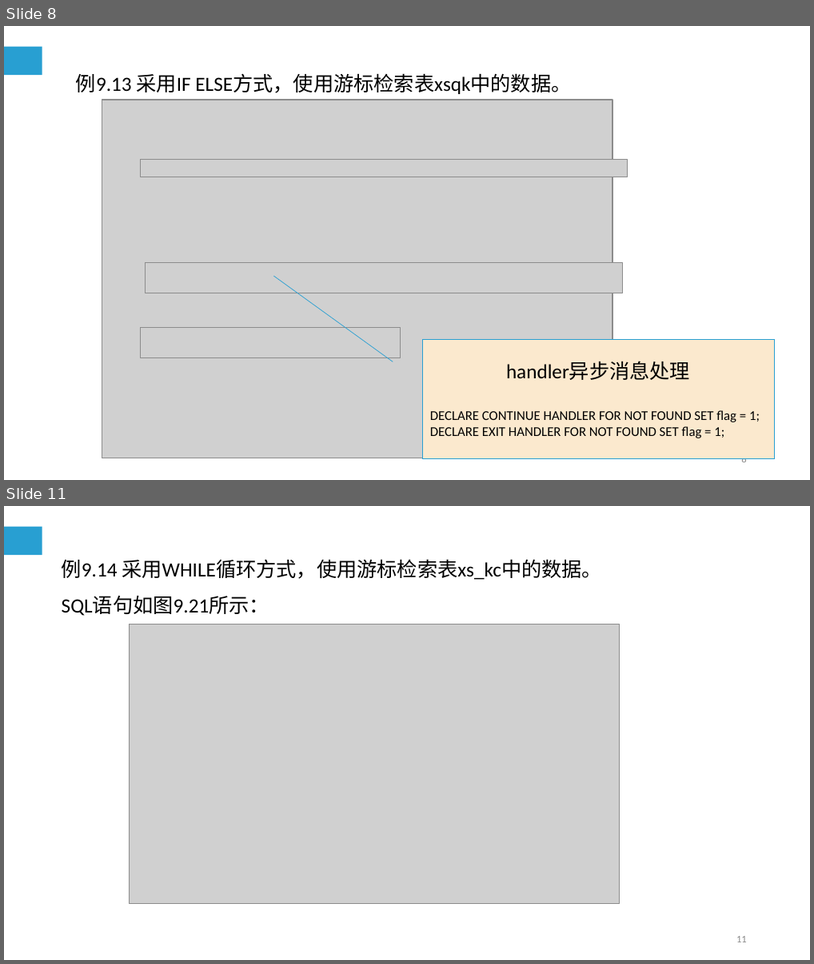
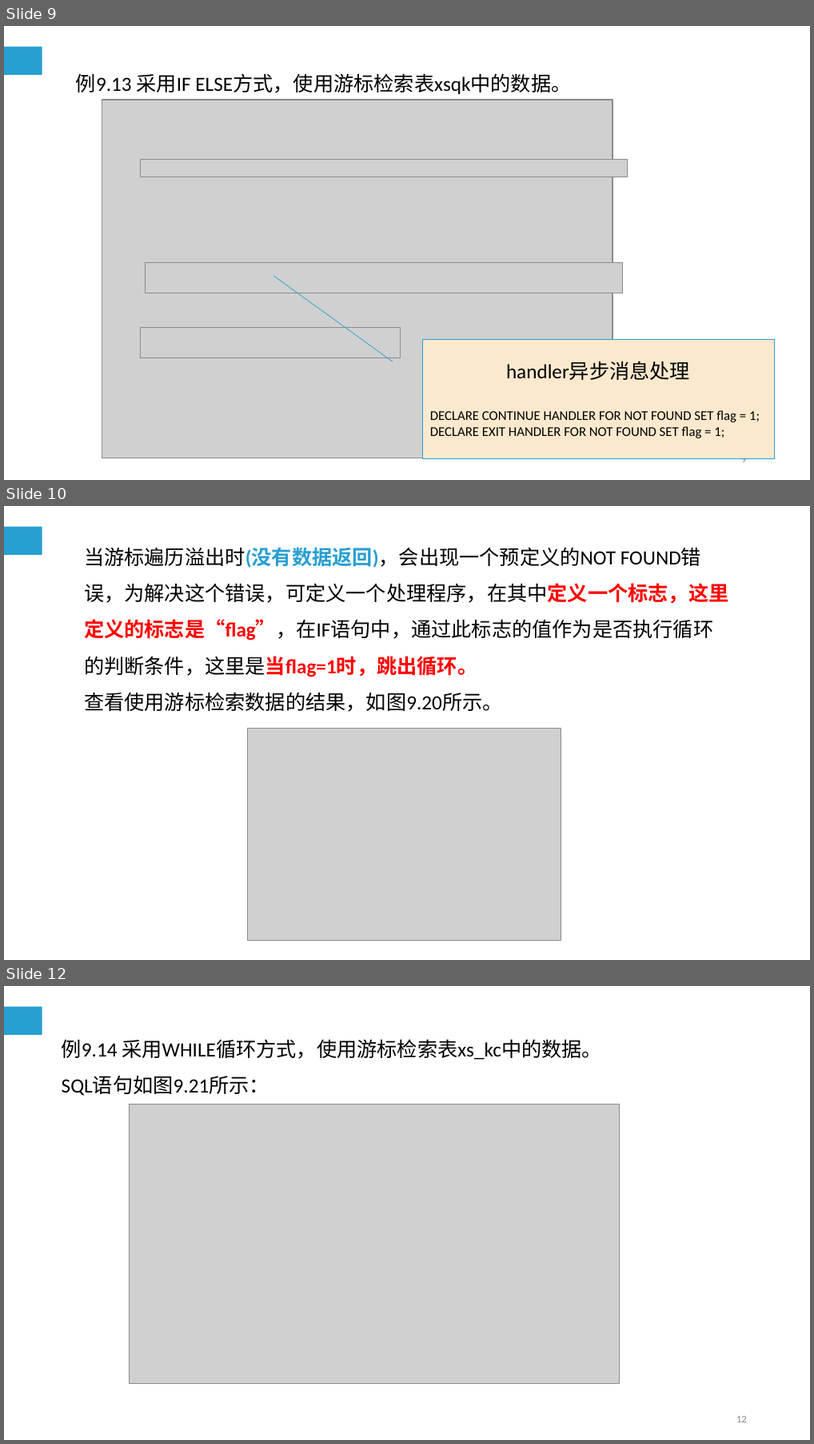
Before and after one commit to cqj726/mysql-s-PPT, a slide deck: PPT/第9章 MySQL编程基础（三）.ppt. Shown one above the other, each under a label of ours: slides 8 and 11 before the commit, slides 9, 10 and 12 after it; the slides between them are not shown. The pictures are 814x964 and 814x1444 pixels, drawn with LibreOffice and Linux fonts; fonts in the diff are those of the drawing; grey boxes stand for pictures. Boxes give left, top, right and bottom in pixels: in the first picture for what was removed or moved away, otherwise in the second. Text is boxed around its words. In the diff, an @@ line names an element or a change of style, - is before the commit and + after.

```diff
--- a/PPT/第9章 MySQL编程基础（三）.ppt
+++ b/PPT/第9章 MySQL编程基础（三）.ppt
@@ slide 10 added at (x1=4, y1=506, x2=810, y2=960), background #FFFFFF; not listed: 1 template element that a slide beside it also shows @@
@@ text added at (x1=84, y1=547, x2=729, y2=712), 18 pt, text #000000 @@
+当游标遍历溢出时(没有数据返回)，会出现一个预定义的NOT FOUND错误，为解决这个错误，可定义一个处理程序，在其中定义一个标志，这里定义的标志是“flag”，在IF语句中，通过此标志的值作为是否执行循环的判断条件，这里是当flag=1时，跳出循环。
+查看使用游标检索数据的结果，如图9.20所示。
@@ picture added at (x1=247, y1=728, x2=561, y2=940) @@
@@ what was slide 8 is now slide 9 @@
@@ page number at (x1=742, y1=458, x2=746, y2=465): text changed @@
-8
+9
@@ what was slide 11 is now slide 12 @@
@@ page number at (x1=737, y1=1416, x2=747, y2=1422): text changed @@
-11
+12
```
Also in this commit, not shown: 3 slides changed, 1 other slide added, 1 slide removed, 1 other file.
